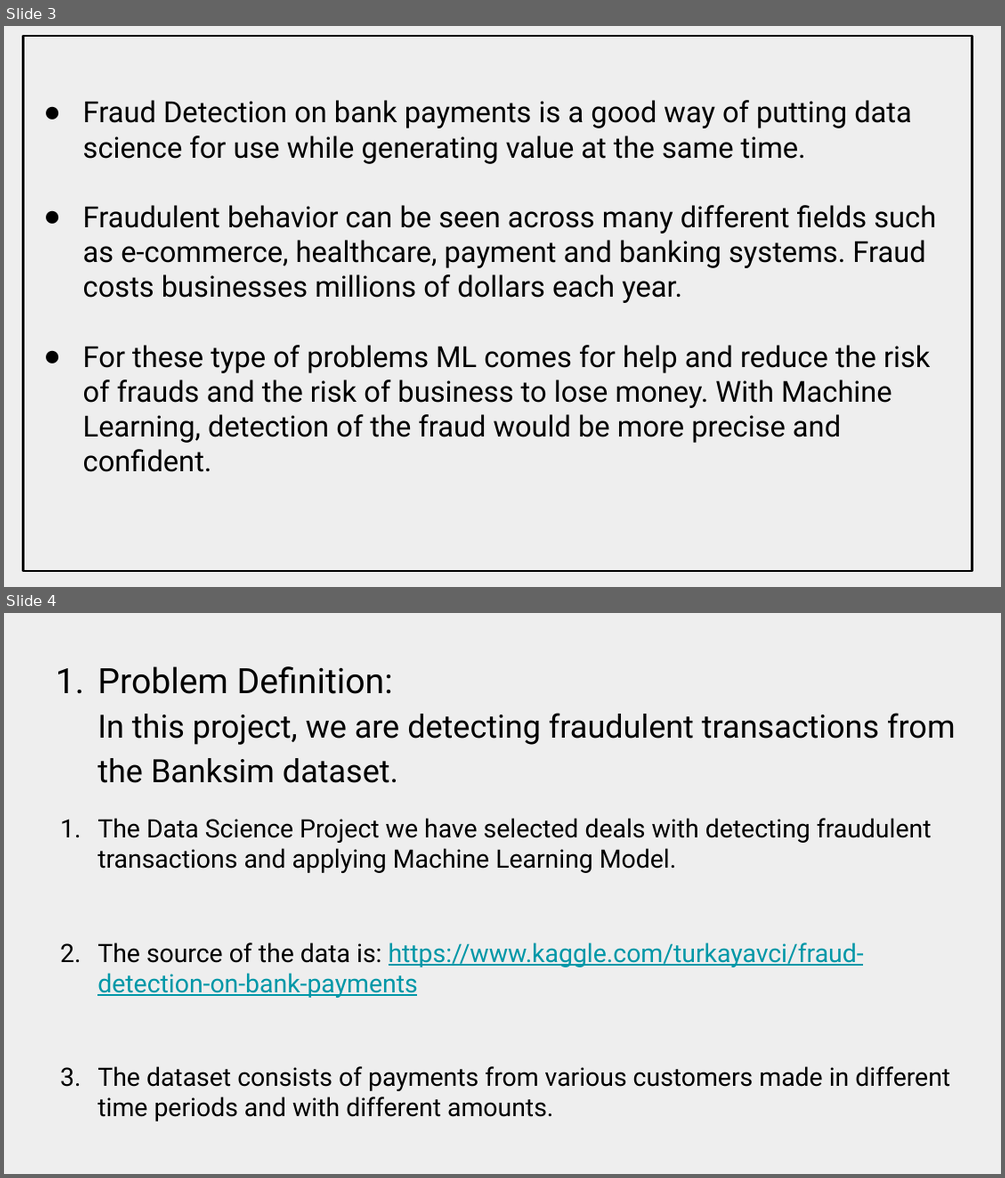
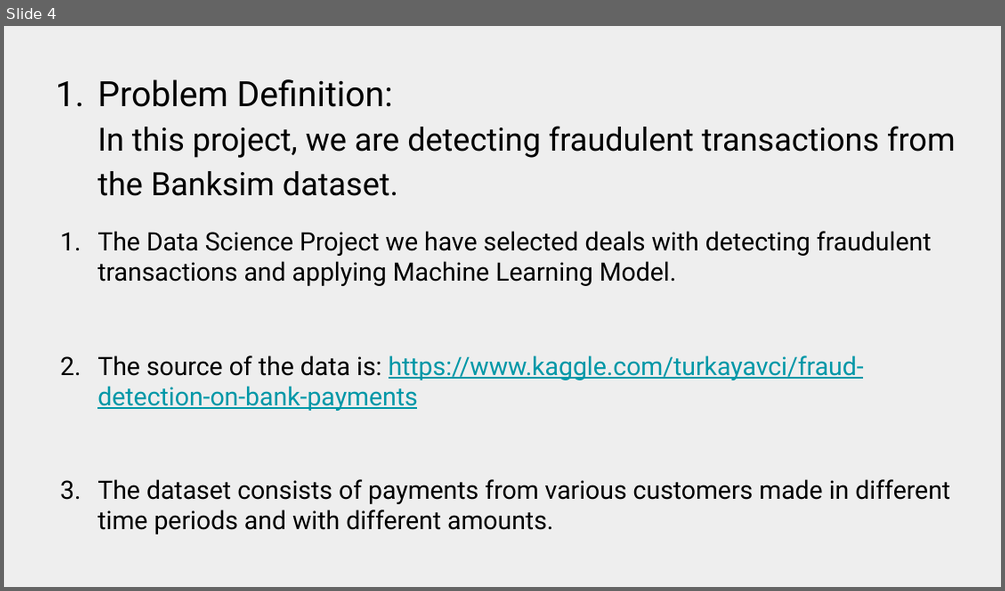
Before and after one commit to Maitha-mo/sampleGuys_final-project_dsml2021, a slide deck: Sample Guys _ Demo Day _ AstroLabs DS ML Bootcamp Oct Nov 2021.pptx. Shown one above the other, each under a label of ours: slides 3 and 4 before the commit, slide 4 after it. The pictures are 1005x1178 and 1005x591 pixels, drawn with LibreOffice and Linux fonts; fonts in the diff are those of the drawing. Boxes give left, top, right and bottom in pixels: in the first picture for what was removed or moved away, otherwise in the second. Text is boxed around its words. In the diff, an @@ line names an element or a change of style, - is before the commit and + after.

```diff
--- a/Sample Guys _ Demo Day _ AstroLabs DS ML Bootcamp Oct Nov 2021.pptx
+++ b/Sample Guys _ Demo Day _ AstroLabs DS ML Bootcamp Oct Nov 2021.pptx
@@ slide 3 removed at bbox=[4, 26, 1001, 587], background #EEEEEE @@
@@ title removed at bbox=[23, 36, 972, 572] @@
-● Fraud Detection on bank payments is a good way of putting data science for use while generating value at the same time.
-● Fraudulent behavior can be seen across many different fields such as e-commerce, healthcare, payment and banking systems. Fraud costs businesses millions of dollars each year.
-● For these type of problems ML comes for help and reduce the risk of frauds and the risk of business to lose money. With Machine Learning, detection of the fraud would be more precise and confident.
```
Also in this commit, not shown: 5 slides changed, 8 slides added, 1 other slide removed, 1 other file.
